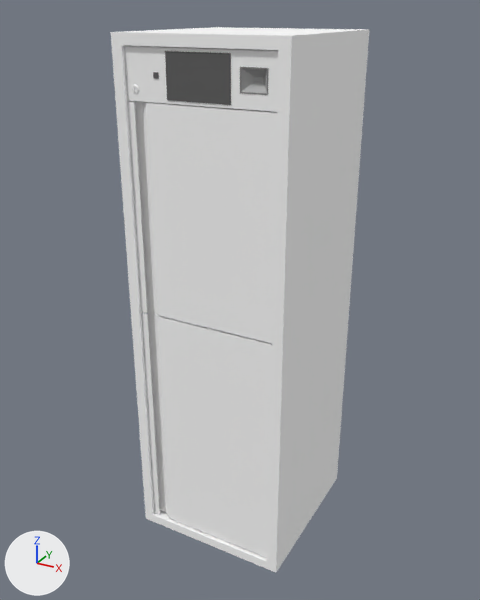
The glTF model public/3d/mini/box.glb as it was, and as the next commit left it.
Rendered twice from a 50 mm lens placed at (5.9, -5.35, 8.24), pointed at (1.19, 3.21, 3.96). The lights are fixed; the arrows at lower left show +X, +Y and +Z. Where no turn or scale is listed for an object, it has been applied to the vertices. Vertices at the same position are counted once.

Objects in the first picture: '0332'.
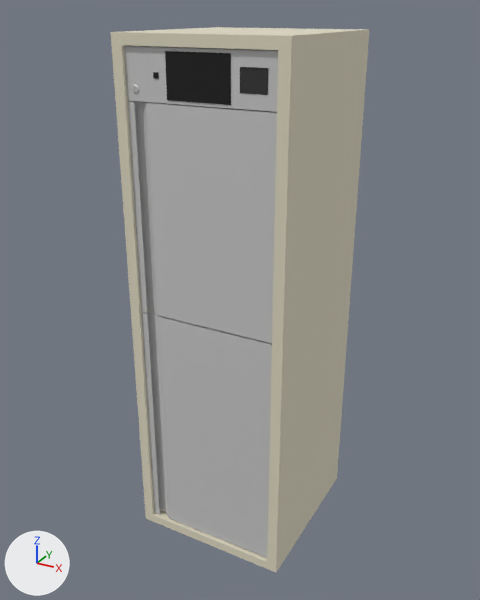
The newer file is also rescaled (x0.196), turned or shifted as a whole; pictures and numbers use the older file's frame.

What differs and where, as boxes (x1, y1, x2, y2) in the pictures (480 x 600 px; the box of a moved part takes in the faces that stretch with it):
part 1 of me_0332, moved or reshaped: before (132, 85, 267, 561); after (132, 84, 271, 559)
part 2 of me_0332, recoloured: (125, 46, 277, 556) in both
part 3 of me_0332, recoloured: (122, 30, 358, 572) in both
part 4 of me_0332, recoloured: before (242, 68, 267, 83)
part 5 of me_0332, recoloured: (240, 67, 268, 95) in both
part 6 of me_0332, recoloured (grey to black): (157, 51, 231, 105) in both

The change in detail:
Picture 'Image_0' (img_image_0) is new.
Material 'Color M07' (mat_color_m07_1) is new.
Its base color is (0.0385, 0.0385, 0.0385) (black #373737).
Its metallic is 0.1.
Its roughness is 0.9.
Material 'Color M08' (mat_color_m08_1) is new.
Its base color is (0.009, 0.009, 0.009) (black #181818).
Its metallic is 0.1.
Its roughness is 0.9.
Material 'Color M05' (mat_color_m05_1) is new.
Its base color is (0.17, 0.17, 0.17) (grey #737373).
Its metallic is 0.1.
Its roughness is 0.9.
Material 'Color M03' (mat_color_m03_1) is new.
Its texture is img_image_0.
Its metallic is 0.1.
Its roughness is 0.9.
Material 'default material' (mat_default_material) is new.
Its base color is (0.612, 0.612, 0.612) (light grey #cdcdcd).
Its metallic is 0.1.
me_0332 is used by ob_0332; location (0.0, 0.0, 0.0).
me_0332 had 13859 vertices, 28557 faces and spanned x 0.0..2.55, y 1.93..4.61, z 0.0..7.96.
me_0332 now has 13997 vertices, 30184 faces and spans x 0.0..2.55, y 1.93..4.61, z 0.0..7.96.
me_0332 part 1: 2879 vertices moved within x 0.13..2.39, y 1.95..4.57, z 0.1..7.78; 51 vertices removed from x 0.01..2.55, y 1.93..4.58, z 0.0..7.32; 189 vertices added at x 0.16..2.5, y 1.97..4.57, z 0.01..7.95.
me_0332 part 2: 1998 faces spanning x 0.01..2.55, y 1.95..4.61, z 0.01..7.95 switch from mat_frontcolor (white #ffffff) to mat_default_material (light grey #cdcdcd).
me_0332 part 3: 248 faces spanning x 0.0..2.55, y 1.93..4.58, z 0.0..7.96 switch from mat_color_m03 (white #ffffff) to mat_color_m03_1 (picture img_image_0).
me_0332 part 4: 4 faces spanning x 1.89..2.23, y 1.97..2.1, z 7.43..7.59 switch from mat_color_m05 (grey #b2b2b2) to mat_color_m05_1 (grey #737373).
me_0332 part 5: 19 faces spanning x 1.87..2.25, y 1.97, z 7.3..7.6 switch from mat_color_m07 (grey #838383) to mat_color_m07_1 (black #373737).
me_0332 part 6: 10 faces spanning x 0.61..1.74, y 1.96..1.97, z 7.16..7.75 switch from mat_color_m08 (dark grey #606060) to mat_color_m08_1 (black #181818).
